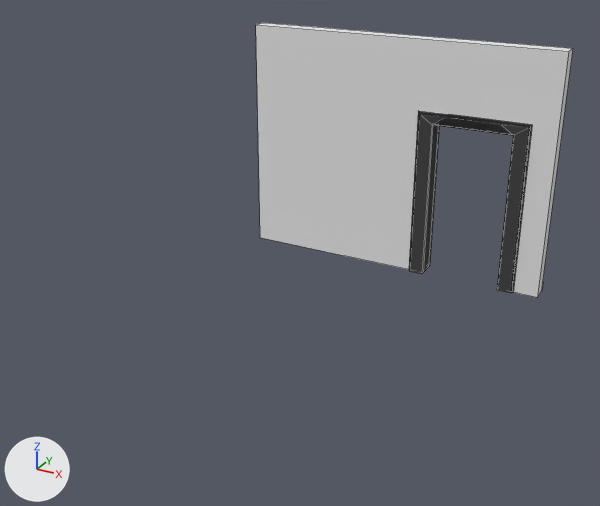
The Blender file BuildingBlocks/LodA/LodA_WallWithDoor3x4x.20.blend: old version first, new version second.
The view is the same before and after, from a 50 mm camera at (3.87, -9.47, 4.63) aimed at (-0.13, -2.22, 1.0). Lighting does not change. The marker at lower left points along +X, +Y and +Z. Mesh edges are drawn as thin lines.

The first picture shows 'LodB_WallWithDoorOuter3x4x.20'.
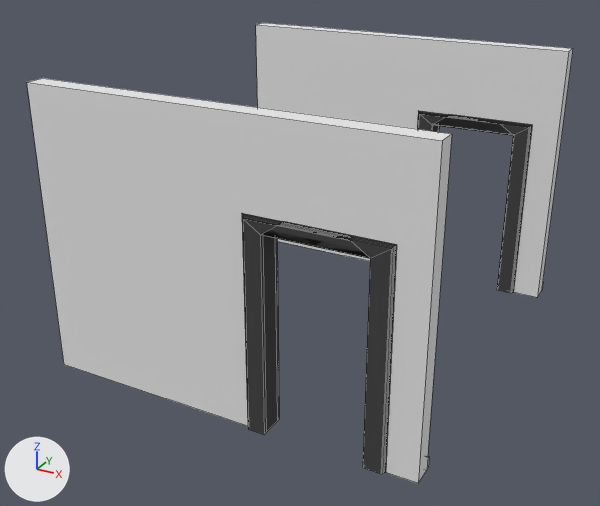
Commit message: debug mesh for door

Boxes [x1, y1, x2, y2] around the edits, measured in the pictures (600 x 506 px):
'LodB_WallWithDoorInner3x4x', added
    after: [27, 78, 452, 483]
    faces in mat_officewalltexture_001 (its picture is missing): [27, 78, 452, 483]
    faces in mat_officegray_001 (dark grey #494949): [242, 213, 397, 474]

The change in detail:
Material 'OfficeWallTexture.001' (mat_officewalltexture_001) is new.
Its base color is (0.8, 0.8, 0.8) (white #e7e7e7).
Material 'OfficeGray.001' (mat_officegray_001) is new.
Its base color is (0.0668, 0.0668, 0.0668) (dark grey #494949).
Mesh me_lodb_wallwithdoorouter3x4x_000 is new.
It has 202 vertices, 136 faces, 2 loose edges and spans x -2.0..2.0, y 0.0..3.0, z -0.24..0.04.
Faces by material slot: [28, 108].
It uses material mat_officewalltexture_001 (its picture is missing).
It uses material mat_officegray_001 (dark grey #494949).
Object 'LodB_WallWithDoorInner3x4x' (ob_lodb_wallwithdoorinner3x4x) is new; it shows me_lodb_wallwithdoorouter3x4x_000.
Its location is (0.0, -4.0, 0.0).
Its rotation in degrees is (90, 0, 0).
